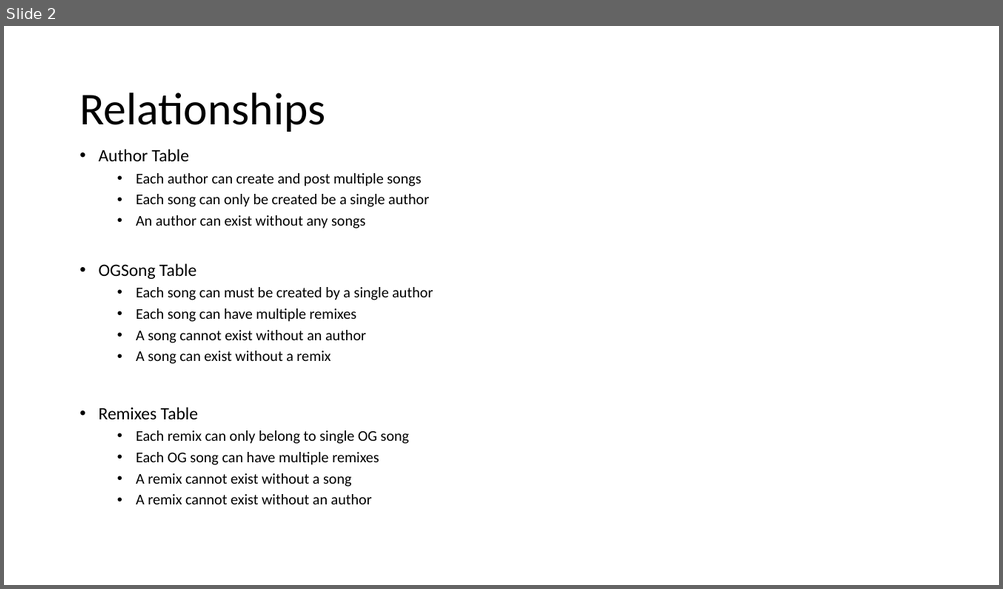
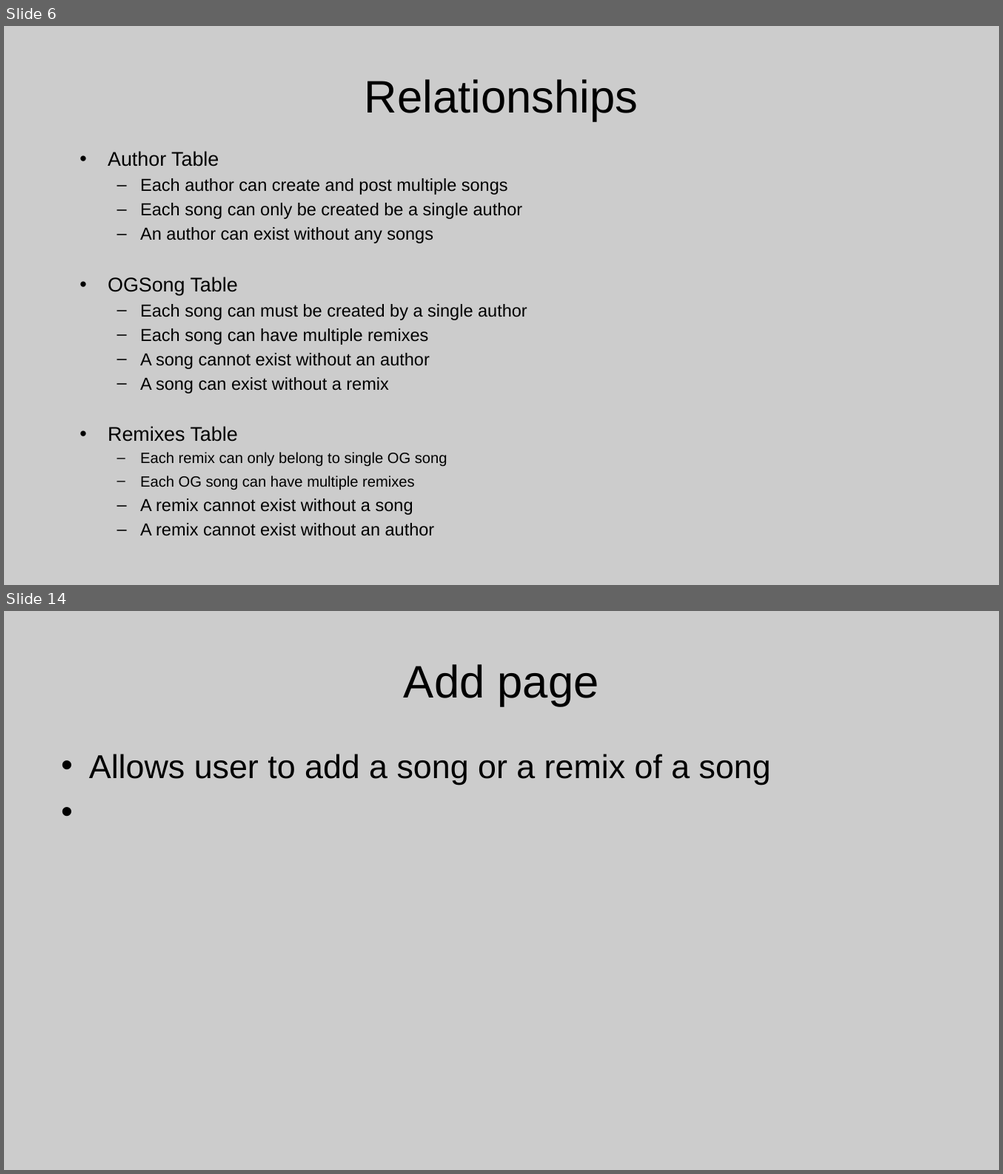
Before and after one commit to BenjieA/Music-Index-Flask-2020, a slide deck: ERDiagram.pptx. Shown one above the other, each under a label of ours: slide 2 before the commit, slides 6 and 14 after it; the slides between them are not shown. The pictures are 1003x589 and 1003x1174 pixels, drawn with LibreOffice and Linux fonts; fonts in the diff are those of the drawing. Boxes give left, top, right and bottom in pixels: in the first picture for what was removed or moved away, otherwise in the second. Text is boxed around its words. In the diff, an @@ line names an element or a change of style, - is before the commit and + after.

```diff
--- a/ERDiagram.pptx
+++ b/ERDiagram.pptx
@@ slide 14 added at bbox=[4, 611, 999, 1170], background #CCCCCC @@
@@ title added at bbox=[404, 664, 599, 706], 44 pt, text #000000 @@
+Add page
@@ text added at bbox=[89, 754, 771, 785], 32 pt, text #000000 @@
+• Allows user to add a song or a remix of a song
@@ what was slide 2 is now slide 6 @@
@@ slide 6 changed as well @@
@@ background #FFFFFF to #CCCCCC @@
@@ title "Relationships": place and size @@
-title "Relationships" at bbox=[79, 93, 325, 132]
+title "Relationships" at bbox=[364, 79, 638, 121]
@@ title "Relationships" at bbox=[364, 79, 638, 121]: font Calibri to Arial; alignment left to centre; line spacing 0.9 to 1 @@
@@ text "Author Table" at bbox=[108, 151, 527, 537]: size 16.8 to 19.2 pt in "Author Table", "OGSong Table", "Remixes Table"; font Calibri to Arial; size 14.4 to 16.8 pt in "Each author can create and post multiple ...", "Each song can only be created be ...", "An author can exist without any songs", "Each song can must be created by ..." and 5 more places; indent changed; line spacing 0.9 to 1; less space between paragraphs; bullet • to – @@
```
Also in this commit, not shown: 2 other slides changed, 11 other slides added, 1 slide removed.
